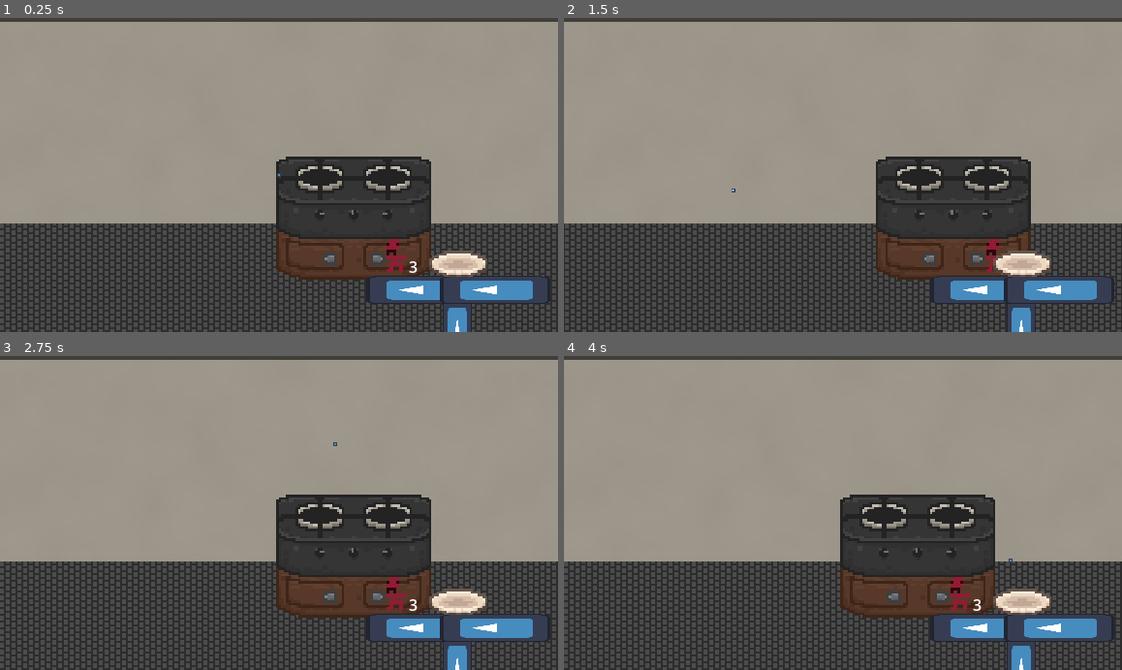
Above: before the commit, frames 1-4 (two rows, left to right).
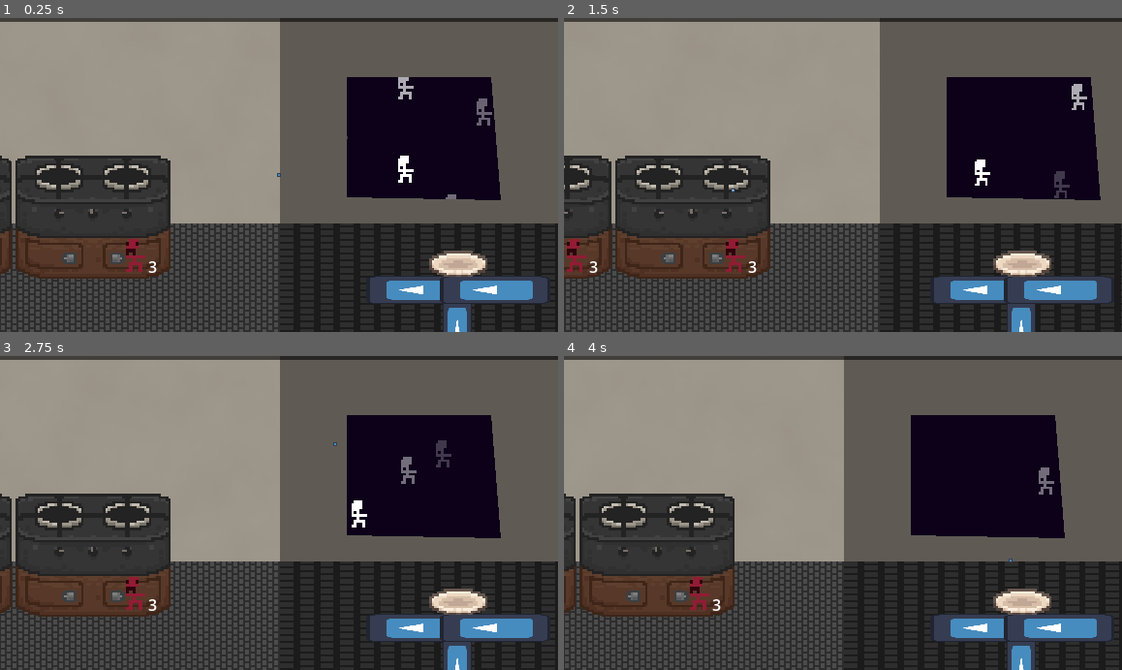
Above: after the commit, the same moments.

Repository: Regonold520/gmtk-foodkap
Game: Godot game, scene res://main.tscn
Same seed, same stepped clock (60 frames per second), same inputs: the game is played once before the commit and once after it. The engine's default icon, where the game draws it, is replaced by a stand-in: a white triangle on a blue panel in a dark square.
Inputs (mouse positions are in pixels of both pictures, inside the frame that each line leads up to):
- Up to frame 1 (0.25 s): no input
- Up to frame 2 (1.5 s): move the mouse to (965, 159) at 0.52 s; click (965, 159) at 0.6 s; move the mouse to (731, 190) at 1.27 s; hold Down (ui_down) from 1.28 s (still down); tap A (camera_left) at 1.35 s
- Up to frame 3 (2.75 s): click (167, 528) at 1.55 s; move the mouse to (334, 443) at 2.02 s; release Down (ui_down) at 2.03 s; tap D (camera_right) at 2.1 s; click (334, 443) at 2.3 s
- Up to frame 4 (4 s): move the mouse to (815, 575) at 2.77 s; click (815, 575) at 2.85 s; move the mouse to (1010, 560) at 3.52 s; hold Down (ui_down) from 3.53 s (still down); click (1010, 560) at 3.6 s

The runs differ from the first frame. In frame 1, 53% of the frame differs, in the area x 0-100%, y 0-100%; in frame 2, 50%; in frame 3, 53%; in frame 4, 53%.

Commit message:
cooking and cool background stuff

Diff:
--- /dev/null
+++ b/back_background.tscn
@@ -0,0 +1,156 @@
+[gd_scene format=3 uid="uid://dumm04j3s5hib"]
+
+[ext_resource type="Texture2D" uid="uid://bxgpn2acxuobl" path="res://assets/ingredients/otherTestFood.png" id="1_ak0ax"]
+
+[node name="BackBackground" type="Node2D" unique_id=1327382273]
+
+[node name="Parallax2D4" type="Parallax2D" parent="." unique_id=1683137422]
+repeat_size = Vector2(576, 324)
+
+[node name="ColorRect" type="ColorRect" parent="Parallax2D4" unique_id=553336673]
+offset_right = 576.0
+offset_bottom = 324.0
+color = Color(0.05047106, 4.1609033e-05, 0.100379206, 1)
+
+[node name="Parallax2D" type="Parallax2D" parent="." unique_id=1945627609]
+scroll_offset = Vector2(-310, -58)
+repeat_size = Vector2(576, 324)
+autoscroll = Vector2(-480, 3)
+
+[node name="Kaplin" type="Sprite2D" parent="Parallax2D" unique_id=452893820]
+modulate = Color(18.892157, 18.892157, 18.892157, 1)
+position = Vector2(14.999996, 14.999992)
+scale = Vector2(2.756, 2.756)
+texture = ExtResource("1_ak0ax")
+
+[node name="Kaplin2" type="Sprite2D" parent="Parallax2D" unique_id=1748135228]
+modulate = Color(18.892157, 18.892157, 18.892157, 1)
+position = Vector2(93, 263.00003)
+scale = Vector2(2.756, 2.756)
+texture = ExtResource("1_ak0ax")
+
+[node name="Kaplin3" type="Sprite2D" parent="Parallax2D" unique_id=777647071]
+modulate = Color(18.892157, 18.892157, 18.892157, 1)
+position = Vector2(248.00002, 116.999985)
+scale = Vector2(2.756, 2.756)
+texture = ExtResource("1_ak0ax")
+
+[node name="Kaplin4" type="Sprite2D" parent="Parallax2D" unique_id=2074452006]
+modulate = Color(18.892157, 18.892157, 18.892157, 1)
+position = Vector2(393, 238)
+scale = Vector2(2.756, 2.756)
+texture = ExtResource("1_ak0ax")
+
+[node name="Kaplin5" type="Sprite2D" parent="Parallax2D" unique_id=2120350808]
+modulate = Color(18.892157, 18.892157, 18.892157, 1)
+position = Vector2(509, 50.999985)
+scale = Vector2(2.756, 2.756)
+texture = ExtResource("1_ak0ax")
+
+[node name="Kaplin6" type="Sprite2D" parent="Parallax2D" unique_id=1208309104]
+modulate = Color(18.892157, 18.892157, 18.892157, 1)
+position = Vector2(542, 213.00002)
+scale = Vector2(2.756, 2.756)
+texture = ExtResource("1_ak0ax")
+
+[node name="Kaplin7" type="Sprite2D" parent="Parallax2D" unique_id=1842320528]
+modulate = Color(18.892157, 18.892157, 18.892157, 1)
+position = Vector2(542, 213.00002)
+scale = Vector2(2.756, 2.756)
+texture = ExtResource("1_ak0ax")
+
+[node name="Parallax2D2" type="Parallax2D" parent="." unique_id=818403547]
+modulate = Color(1, 1, 1, 0.42352942)
+scroll_offset = Vector2(-330, 503)
+repeat_size = Vector2(576, 324)
+autoscroll = Vector2(-400, 9)
+
+[node name="Kaplin" type="Sprite2D" parent="Parallax2D2" unique_id=1495713060]
+modulate = Color(18.892157, 18.892157, 18.892157, 1)
+position = Vector2(14.999996, 14.999992)
+scale = Vector2(2.756, 2.756)
+texture = ExtResource("1_ak0ax")
+
+[node name="Kaplin2" type="Sprite2D" parent="Parallax2D2" unique_id=188268497]
+modulate = Color(18.892157, 18.892157, 18.892157, 1)
+position = Vector2(93, 263.00003)
+scale = Vector2(2.756, 2.756)
+texture = ExtResource("1_ak0ax")
+
+[node name="Kaplin3" type="Sprite2D" parent="Parallax2D2" unique_id=186297357]
+modulate = Color(18.892157, 18.892157, 18.892157, 1)
+position = Vector2(248.00002, 116.999985)
+scale = Vector2(2.756, 2.756)
+texture = ExtResource("1_ak0ax")
+
+[node name="Kaplin4" type="Sprite2D" parent="Parallax2D2" unique_id=949704733]
+modulate = Color(18.892157, 18.892157, 18.892157, 1)
+position = Vector2(393, 238)
+scale = Vector2(2.756, 2.756)
+texture = ExtResource("1_ak0ax")
+
+[node name="Kaplin5" type="Sprite2D" parent="Parallax2D2" unique_id=1120827546]
+modulate = Color(18.892157, 18.892157, 18.892157, 1)
+position = Vector2(509, 50.999985)
+scale = Vector2(2.756, 2.756)
+texture = ExtResource("1_ak0ax")
+
+[node name="Kaplin6" type="Sprite2D" parent="Parallax2D2" unique_id=1800629013]
+modulate = Color(18.892157, 18.892157, 18.892157, 1)
+position = Vector2(542, 213.00002)
+scale = Vector2(2.756, 2.756)
+texture = ExtResource("1_ak0ax")
+
+[node name="Kaplin7" type="Sprite2D" parent="Parallax2D2" unique_id=1778659415]
+modulate = Color(18.892157, 18.892157, 18.892157, 1)
+position = Vector2(542, 213.00002)
+scale = Vector2(2.756, 2.756)
+texture = ExtResource("1_ak0ax")
+
+[node name="Parallax2D3" type="Parallax2D" parent="." unique_id=1755332251]
+modulate = Color(1, 1, 1, 0.21960784)
+scroll_offset = Vector2(-259, -126)
+repeat_size = Vector2(576, 324)
+autoscroll = Vector2(-360, 40)
+
+[node name="Kaplin" type="Sprite2D" parent="Parallax2D3" unique_id=657703348]
+modulate = Color(18.892157, 18.892157, 18.892157, 1)
+position = Vector2(14.999996, 14.999992)
+scale = Vector2(2.756, 2.756)
+texture = ExtResource("1_ak0ax")
+
+[node name="Kaplin2" type="Sprite2D" parent="Parallax2D3" unique_id=955195263]
+modulate = Color(18.892157, 18.892157, 18.892157, 1)
+position = Vector2(93, 263.00003)
+scale = Vector2(2.756, 2.756)
+texture = ExtResource("1_ak0ax")
+
+[node name="Kaplin3" type="Sprite2D" parent="Parallax2D3" unique_id=595484551]
+modulate = Color(18.892157, 18.892157, 18.892157, 1)
+position = Vector2(248.00002, 116.999985)
+scale = Vector2(2.756, 2.756)
+texture = ExtResource("1_ak0ax")
+
+[node name="Kaplin4" type="Sprite2D" parent="Parallax2D3" unique_id=1503687894]
+modulate = Color(18.892157, 18.892157, 18.892157, 1)
+position = Vector2(393, 238)
+scale = Vector2(2.756, 2.756)
+texture = ExtResource("1_ak0ax")
+
+[node name="Kaplin5" type="Sprite2D" parent="Parallax2D3" unique_id=1137816868]
+modulate = Color(18.892157, 18.892157, 18.892157, 1)
+position = Vector2(509, 50.999985)
+scale = Vector2(2.756, 2.756)
+texture = ExtResource("1_ak0ax")
+
+[node name="Kaplin6" type="Sprite2D" parent="Parallax2D3" unique_id=1010727783]
+modulate = Color(18.892157, 18.892157, 18.892157, 1)
+position = Vector2(542, 213.00002)
+scale = Vector2(2.756, 2.756)
+texture = ExtResource("1_ak0ax")
+
+[node name="Kaplin7" type="Sprite2D" parent="Parallax2D3" unique_id=1664137438]
+modulate = Color(18.892157, 18.892157, 18.892157, 1)
+position = Vector2(542, 213.00002)
+scale = Vector2(2.756, 2.756)
+texture = ExtResource("1_ak0ax")
--- a/datastore/machines.json
+++ b/datastore/machines.json
@@ -1,6 +1,10 @@
 {
-	"grill": {
-		"runTime": 1.0,
-		"inputCount": 1
+	"stove": {
+		"runTime": 10.0,
+		"fallbackType":"burntScraps",
+		"width":2,
+		"recipes": {
+			"testFood":"otherTestFood"
+		}
 	}
 }
--- a/machine.gd
+++ /dev/null
@@ -1,31 +0,0 @@
-extends Node2D
-class_name Machine
-
-var baseRunTime : float = 1.0
-var currentTime : float = 0.0
-
-var inputs : Array[IngredientResource] = []
-var output : IngredientResource = null
-
-var maxInputs : int = 1
-
-var id : String = ""
-
-func loadData() -> void:
-	var mData = Ref.machineData[id]
-
-	baseRunTime = Ref.machineData[id]["runTime"]
-	maxInputs = Ref.machineData[id]["inputCount"]
-
-func addInput(target : IngredientResource) -> bool:
-	if inputs.size() < maxInputs:
-		inputs.append(target)
-		return true
-
-	return false
-
-func run() -> void:
-	pass
-
-func getRunTime() -> float:
-	return baseRunTime
--- a/machine.tscn
+++ /dev/null
@@ -1,24 +0,0 @@
-[gd_scene format=3 uid="uid://cj3rpqgdpibsr"]
-
-[ext_resource type="Script" uid="uid://c6r8kpf33va6i" path="res://machine.gd" id="1_6a4ke"]
-[ext_resource type="Texture2D" uid="uid://0xu46j311sbf" path="res://assets/machines/grill.png" id="2_q015e"]
-[ext_resource type="Script" uid="uid://dhinuyab5vpm" path="res://machineSlot.gd" id="3_loq51"]
-
-[sub_resource type="RectangleShape2D" id="RectangleShape2D_nnkmn"]
-size = Vector2(20, 12)
-
-[node name="Machine" type="Node2D" unique_id=2047287072]
-scale = Vector2(2.5, 2.5)
-script = ExtResource("1_6a4ke")
-
-[node name="Sprite" type="Sprite2D" parent="." unique_id=1196010105]
-texture = ExtResource("2_q015e")
-
-[node name="Slots" type="Node2D" parent="." unique_id=807926907]
-
-[node name="1" type="Area2D" parent="Slots" unique_id=2091971503]
-position = Vector2(-14, -8)
-script = ExtResource("3_loq51")
-
-[node name="CollisionShape2D" type="CollisionShape2D" parent="Slots/1" unique_id=1282507560]
-shape = SubResource("RectangleShape2D_nnkmn")
--- a/machineSlot.gd
+++ /dev/null
@@ -1,9 +0,0 @@
-extends Area2D
-class_name MachineSlot
-
-func _ready() -> void:
-	Ref.selectionManager.clickedObject.connect(areaClicked)
-
-func areaClicked(area : Area2D) -> void:
-	if area == self:
-		print("erio")
--- a/main.tscn
+++ b/main.tscn
@@ -1,16 +1,14 @@
 [gd_scene format=3 uid="uid://b605k8vk4eklb"]
 
+[ext_resource type="PackedScene" uid="uid://dumm04j3s5hib" path="res://back_background.tscn" id="1_4c57u"]
 [ext_resource type="Script" uid="uid://3d2dq17iweji" path="res://scripts/BackgroundGenerator.gd" id="1_dg77c"]
 [ext_resource type="Texture2D" uid="uid://d0s8ipw2o6f0d" path="res://assets/uiAndBg/slice.png" id="1_efxa6"]
 [ext_resource type="Script" uid="uid://ds30j7ju2x01n" path="res://scripts/holdingManager.gd" id="1_ig7tw"]
-[ext_resource type="PackedScene" uid="uid://blk14fdp1rcc6" path="res://scenes/ingredientBox.tscn" id="2_0xm2m"]
 [ext_resource type="Script" uid="uid://opk5dpwvdpmf" path="res://scripts/selectionManager.gd" id="2_1bvp3"]
 [ext_resource type="Texture2D" uid="uid://dj2iuufkxf5ot" path="res://assets/machines/plate.png" id="3_272bh"]
 [ext_resource type="Texture2D" uid="uid://cg77hijyxxnqb" path="res://icon.svg" id="3_lquwl"]
 [ext_resource type="Script" uid="uid://cs0sbb3q5o2qs" path="res://scripts/textureOffset.gd" id="5_5vw27"]
-[ext_resource type="Script" uid="uid://de02chtosiqg4" path="res://resources/ingredient.gd" id="5_lquwl"]
-[ext_resource type="Texture2D" uid="uid://bnamtuh6dbb51" path="res://assets/machines/container.png" id="6_kek77"]
-[ext_resource type="Texture2D" uid="uid://0xu46j311sbf" path="res://assets/machines/grill.png" id="9_4c57u"]
+[ext_resource type="Script" uid="uid://co0umm5fhuord" path="res://scripts/MachineListManager.gd" id="8_4c57u"]
 [ext_resource type="Script" uid="uid://bdl3763ymos5b" path="res://scripts/camera_2d.gd" id="10_4c57u"]
 
 [sub_resource type="Gradient" id="Gradient_1h7o1"]
@@ -26,29 +24,16 @@
 [sub_resource type="CircleShape2D" id="CircleShape2D_mltvj"]
 radius = 2.0
 
-[sub_resource type="Resource" id="Resource_1bvp3"]
-script = ExtResource("5_lquwl")
-Type = "testFood"
-metadata/_custom_type_script = "uid://de02chtosiqg4"
+[node name="Node2D" type="Node2D" unique_id=1273140]
 
-[sub_resource type="Resource" id="Resource_kek77"]
-script = ExtResource("5_lquwl")
-Type = "testFood"
-metadata/_custom_type_script = "uid://de02chtosiqg4"
-
-[sub_resource type="Resource" id="Resource_4c57u"]
-script = ExtResource("5_lquwl")
-Type = "testFood"
-metadata/_custom_type_script = "uid://de02chtosiqg4"
-
-[node name="Node2D" type="Node2D" unique_id=1273140]
+[node name="BackBackground" parent="." unique_id=1327382273 instance=ExtResource("1_4c57u")]
 
 [node name="Background" type="Node2D" parent="." unique_id=1159840985 node_paths=PackedStringArray("constantSlice", "extraSliceContainer", "noiseTexture")]
 script = ExtResource("1_dg77c")
 constantSlice = NodePath("Slice")
 extraSliceContainer = NodePath("SliceContainer")
 noiseTexture = NodePath("TextureRect")
-segments = 10
+segments = 5
 
 [node name="Slice" type="Sprite2D" parent="Background" unique_id=1829227431]
 position = Vector2(516, 162)
@@ -58,9 +43,9 @@
 
 [node name="TextureRect" type="TextureRect" parent="Background" unique_id=113348451]
 modulate = Color(1, 1, 1, 0.02745098)
-offset_left = -744.0
+offset_left = 54.0
 offset_top = 4.0
-offset_right = 576.0
+offset_right = 558.0
 offset_bottom = 212.0
 texture = SubResource("NoiseTexture2D_mltvj")
 expand_mode = 2
@@ -113,28 +98,28 @@
 [node name="CollisionShape2D" type="CollisionShape2D" parent="SelectionManager/Area2D" unique_id=542888841]
 shape = SubResource("CircleShape2D_mltvj")
 
-[node name="Container" type="Sprite2D" parent="." unique_id=1874639578]
-position = Vector2(365, 242.49997)
-scale = Vector2(2.5, 2.5)
-texture = ExtResource("6_kek77")
-
-[node name="Left" parent="Container" unique_id=961949610 instance=ExtResource("2_0xm2m")]
-position = Vector2(-17.2, 1.2000077)
-scale = Vector2(0.39999995, 0.39999995)
-
-[node name="Right" parent="Container" unique_id=978876219 instance=ExtResource("2_0xm2m")]
-position = Vector2(17.599998, 1.2000077)
-scale = Vector2(0.39999995, 0.39999995)
-ResourcesHeld = Array[ExtResource("5_lquwl")]([SubResource("Resource_1bvp3"), SubResource("Resource_kek77"), SubResource("Resource_4c57u")])
-
-[node name="Grill" type="Sprite2D" parent="." unique_id=676387498]
-position = Vector2(365.00003, 185.5)
-scale = Vector2(2.5, 2.5)
-texture = ExtResource("9_4c57u")
+[node name="MachineListManager" type="Node" parent="." unique_id=424072895 node_paths=PackedStringArray("BackgroundGenerator")]
+script = ExtResource("8_4c57u")
+BackgroundGenerator = NodePath("../Background")
 
 [node name="Camera2D" type="Camera2D" parent="." unique_id=325803655]
-position = Vector2(288, 162)
+position = Vector2(557, 162)
 script = ExtResource("10_4c57u")
+maxX = 557.0
+
+[node name="Polygon2D" type="Polygon2D" parent="." unique_id=1128849348]
+clip_children = 1
+position = Vector2(1130, 147)
+invert_enabled = true
+invert_border = 150.0
+polygon = PackedVector2Array(-503, -86, -503, 38, -344, 41, -354, -86)
+uv = PackedVector2Array(-495, -54, -500, 20, -341, 20, -360, -50)
+
+[node name="Slice" type="Sprite2D" parent="Polygon2D" unique_id=1764168840]
+modulate = Color(0.60933006, 0.6093301, 0.60933006, 1)
+position = Vector2(-426.5, 15)
+scale = Vector2(3.4642856, 1)
+texture = ExtResource("1_efxa6")
 
 [connection signal="clickedObject" from="SelectionManager" to="HoldingManager" method="_on_selection_manager_clicked_object"]
 [connection signal="clickedObject" from="SelectionManager" to="SelectionManager" method="_on_clicked_object"]
--- a/project.godot
+++ b/project.godot
@@ -23,8 +23,7 @@
 
 window/size/viewport_width=576
 window/size/viewport_height=324
-window/stretch/mode="canvas_items"
-window/stretch/aspect="expand"
+window/stretch/mode="viewport"
 
 [input]
 
@@ -54,3 +53,4 @@
 
 textures/canvas_textures/default_texture_filter=0
 rendering_device/driver.windows="d3d12"
+renderer/rendering_method="gl_compatibility"
--- a/resources/ingredient.gd
+++ b/resources/ingredient.gd
@@ -11,3 +11,11 @@
 
 ## Refers to any sort of modulation on the object
 @export var Tint : Color = Color.WHITE
+
+## EffectTags are special things that can be added by certain machines. For example, not fully cooking something will give it the 'toasty' effect tag, which might be more ideal.
+@export var EffectTags : Array[String] = []
+
+
+func addTag(tag : String):
+	if !EffectTags.has(tag):
+		EffectTags.append(tag)
--- /dev/null
+++ b/scenes/machines/stove.tscn
@@ -0,0 +1,136 @@
+[gd_scene format=3 uid="uid://cj3rpqgdpibsr"]
+
+[ext_resource type="Texture2D" uid="uid://0xu46j311sbf" path="res://assets/machines/grill.png" id="1_54o2j"]
+[ext_resource type="Script" uid="uid://cnid3l5q76uey" path="res://scripts/machineSpecific/stove.gd" id="1_ieqif"]
+[ext_resource type="Texture2D" uid="uid://bnamtuh6dbb51" path="res://assets/machines/container.png" id="2_apdcf"]
+[ext_resource type="Script" uid="uid://dhinuyab5vpm" path="res://scripts/machineSlot.gd" id="2_ieqif"]
+[ext_resource type="PackedScene" uid="uid://blk14fdp1rcc6" path="res://scenes/ingredientBox.tscn" id="3_73n6u"]
+[ext_resource type="Script" uid="uid://de02chtosiqg4" path="res://resources/ingredient.gd" id="4_ewvtj"]
+[ext_resource type="Script" uid="uid://cs0sbb3q5o2qs" path="res://scripts/textureOffset.gd" id="4_ex2bf"]
+[ext_resource type="Texture2D" uid="uid://cg77hijyxxnqb" path="res://icon.svg" id="5_4tnxd"]
+
+[sub_resource type="Resource" id="Resource_1bvp3"]
+script = ExtResource("4_ewvtj")
+Type = "testFood"
+metadata/_custom_type_script = "uid://de02chtosiqg4"
+
+[sub_resource type="Resource" id="Resource_kek77"]
+script = ExtResource("4_ewvtj")
+Type = "testFood"
+metadata/_custom_type_script = "uid://de02chtosiqg4"
+
+[sub_resource type="Resource" id="Resource_4c57u"]
+script = ExtResource("4_ewvtj")
+Type = "testFood"
+metadata/_custom_type_script = "uid://de02chtosiqg4"
+
+[sub_resource type="RectangleShape2D" id="RectangleShape2D_nnkmn"]
+size = Vector2(20, 12)
+
+[sub_resource type="Gradient" id="Gradient_mltvj"]
+offsets = PackedFloat32Array(0, 0.16025642, 1)
+colors = PackedColorArray(0.14784354, 0.0041509448, 0, 1, 0, 0, 0, 1, 1, 1, 1, 0)
+
+[node name="Machine" type="Node2D" unique_id=2047287072 node_paths=PackedStringArray("slots")]
+scale = Vector2(2.5, 2.5)
+script = ExtResource("1_ieqif")
+slots = [NodePath("Slots/1"), NodePath("Slots/2")]
+id = "stove"
+alwaysRun = true
+
+[node name="Container" type="Sprite2D" parent="." unique_id=1157874640]
+position = Vector2(0, 22.8)
+scale = Vector2(0.99999994, 0.99999994)
+texture = ExtResource("2_apdcf")
+
+[node name="Left" parent="Container" unique_id=961949610 instance=ExtResource("3_73n6u")]
+position = Vector2(-17.2, 1.2000077)
+scale = Vector2(0.39999995, 0.39999995)
+
+[node name="Right" parent="Container" unique_id=1866261732 instance=ExtResource("3_73n6u")]
+position = Vector2(17.599998, 1.2000077)
+scale = Vector2(0.39999995, 0.39999995)
+ResourcesHeld = Array[ExtResource("4_ewvtj")]([SubResource("Resource_1bvp3"), SubResource("Resource_kek77"), SubResource("Resource_4c57u")])
+
+[node name="Sprite" type="Sprite2D" parent="." unique_id=1196010105]
+texture = ExtResource("1_54o2j")
+
+[node name="Slots" type="Node2D" parent="." unique_id=807926907]
+
+[node name="1" type="Area2D" parent="Slots" unique_id=2091971503]
+position = Vector2(-14, -8)
+script = ExtResource("2_ieqif")
+
+[node name="CollisionShape2D" type="CollisionShape2D" parent="Slots/1" unique_id=1282507560]
+shape = SubResource("RectangleShape2D_nnkmn")
+
+[node name="Particles" type="CPUParticles2D" parent="Slots/1" unique_id=1424993036]
+scale = Vector2(0.99999994, 0.99999994)
+amount = 20
+emission_shape = 3
+emission_rect_extents = Vector2(5.27, 1)
+direction = Vector2(0, -1)
+spread = 5.0
+gravity = Vector2(0, -30)
+initial_velocity_min = 1.0
+initial_velocity_max = 5.0
+angular_velocity_min = -42.35
+angular_velocity_max = 28.24
+scale_amount_min = 3.0
+scale_amount_max = 6.0
+color_ramp = SubResource("Gradient_mltvj")
+
+[node name="Food" type="Sprite2D" parent="Slots/1" unique_id=2089661783]
+offset = Vector2(0, -5)
+script = ExtResource("4_ex2bf")
+
+[node name="ProgressBar" type="TextureProgressBar" parent="Slots/1" unique_id=1902962755]
+offset_left = -7.6000004
+offset_top = 6.799999
+offset_right = 7.2
+offset_bottom = 19.6
+scale = Vector2(0.114910156, 0.114910156)
+max_value = 1.0
+step = 0.01
+fill_mode = 4
+texture_progress = ExtResource("5_4tnxd")
+
+[node name="2" type="Area2D" parent="Slots" unique_id=1000751159]
+position = Vector2(13.999998, -8)
+script = ExtResource("2_ieqif")
+
+[node name="CollisionShape2D" type="CollisionShape2D" parent="Slots/2" unique_id=1881821390]
+shape = SubResource("RectangleShape2D_nnkmn")
+
+[node name="Particles" type="CPUParticles2D" parent="Slots/2" unique_id=179377742]
+position = Vector2(3.8146973e-06, 0)
+scale = Vector2(0.9999998, 0.9999998)
+amount = 20
+emission_shape = 3
+emission_rect_extents = Vector2(5.27, 1)
+direction = Vector2(0, -1)
+spread = 5.0
+gravity = Vector2(0, -30)
+initial_velocity_min = 1.0
+initial_velocity_max = 5.0
+angular_velocity_min = -42.35
+angular_velocity_max = 28.24
+scale_amount_min = 3.0
+scale_amount_max = 6.0
+color_ramp = SubResource("Gradient_mltvj")
+
+[node name="Food" type="Sprite2D" parent="Slots/2" unique_id=2092745031]
+scale = Vector2(0.99999994, 0.99999994)
+offset = Vector2(0, -5)
+script = ExtResource("4_ex2bf")
+
+[node name="ProgressBar" type="TextureProgressBar" parent="Slots/2" unique_id=172167205]
+offset_left = -7.1999955
+offset_top = 6.7999983
+offset_right = 120.8
+offset_bottom = 134.8
+scale = Vector2(0.114910156, 0.114910156)
+max_value = 1.0
+step = 0.01
+fill_mode = 4
+texture_progress = ExtResource("5_4tnxd")
--- a/scripts/BackgroundGenerator.gd
+++ b/scripts/BackgroundGenerator.gd
@@ -1,5 +1,6 @@
 @tool
 extends Node2D
+class_name BgGenerator
 
 @export var constantSlice : Sprite2D
 @export var extraSliceContainer : Node2D
--- /dev/null
+++ b/scripts/MachineListManager.gd
@@ -0,0 +1,37 @@
+extends Node
+class_name MachineListManagerNode
+
+## A node with the sole purpose of keeping track what machines exist, where, and what to do about em
+
+@export var BackgroundGenerator : BgGenerator
+
+var machineListString : Array[String] = []
+var machineListNodes : Array[Machine] = []
+
+@export var spacing = -41
+
+func addMachine(machineName):
+
+	var node = load("res://scenes/machines/"+machineName+".tscn").instantiate()
+	add_sibling.call_deferred(node)
+	if machineListNodes == []:
+		node.global_position = Vector2(365,185)
+	else:
+		node.global_position = machineListNodes[-1].global_position
+		node.global_position.x += Ref.machineData[machineListString[-1]]["width"] * spacing * 2
+	machineListNodes.append(node)
+	machineListString.append(machineName)
+
+	var slotSize = 0.0
+	for I in machineListString:
+		slotSize += Ref.machineData[I]["width"]
+	BackgroundGenerator.segments = int(slotSize*0.96) + 2
+
+func _ready():
+	addMachine("stove")
+	addMachine("stove")
+	addMachine("stove")
+
+func _process(delta):
+	if Input.is_action_just_pressed("ui_down"):
+		addMachine("stove")
--- a/scripts/ResourceBox.gd
+++ b/scripts/ResourceBox.gd
@@ -13,7 +13,7 @@
 	displayItems()
 
 func displayItems() -> void:
-	print("hi! im display item", name," and i have", ResourcesHeld, "And size is ", ResourcesHeld.size())
+	#print("hi! im display item", name," and i have", ResourcesHeld, "And size is ", ResourcesHeld.size())
 	if ResourcesHeld.size() != 0:
 		$ItemTexture.texture = load("res://assets/ingredients/"+ResourcesHeld[0].Type+".png")
 		$Count.text = str(ResourcesHeld.size())
--- a/scripts/camera_2d.gd
+++ b/scripts/camera_2d.gd
@@ -3,6 +3,9 @@
 @onready var wantedX = global_position.x
 @export var cameraSpeed = 10
 
+@export var maxX = 30.0
+
 func _process(delta):
 	wantedX += Input.get_axis("camera_left","camera_right") * cameraSpeed
+	wantedX = min(wantedX,maxX)
 	global_position.x = lerp(global_position.x,wantedX,delta * 20)
--- /dev/null
+++ b/scripts/machine.gd
@@ -0,0 +1,28 @@
+extends Node2D
+class_name Machine
+
+var baseRunTime : float = 1.0
+var fallback := ""
+
+@export var slots : Array[MachineSlot] = []
+@export var id : String = ""
+
+@export var alwaysRun = false
+var mData : Dictionary
+func _ready():
+	loadData()
+
+func loadData() -> void:
+	mData = Ref.machineData[id]
+	baseRunTime = mData["runTime"]
+	fallback = mData["fallbackType"]
+
+func run(_delta = 0) -> void:
+	pass
+
+func getRunTime() -> float:
+	return baseRunTime
+
+func _process(delta):
+	if alwaysRun:
+		run(delta)
--- /dev/null
+++ b/scripts/machineSlot.gd
@@ -0,0 +1,27 @@
+extends Area2D
+class_name MachineSlot
+
+var item : IngredientResource
+var interactable = true
+func _ready() -> void:
+	Ref.selectionManager.clickedObject.connect(areaClicked)
+
+func areaClicked(area : Area2D) -> void:
+	if !interactable:
+		return
+	if area == self:
+		#print("its me! machine slot! i do the picking up!")
+		if Ref.holdingManager.inHand != null and item == null:
+			item = Ref.holdingManager.inHand
+			Ref.holdingManager.inHand = null
+			#print(" i pick up item?")
+		elif Ref.holdingManager.inHand == null and item != null:
+			Ref.holdingManager.inHand = item
+			item = null
+
+func _process(delta): #due to the volatile nature of machine slots, we will assume it can and will change every frame
+	if item:
+		$Food.texture = load("res://assets/ingredients/"+item.Type+".png")
+		$Food.modulate = item.Tint
+	else:
+		$Food.texture = null
--- /dev/null
+++ b/scripts/machineSpecific/stove.gd
@@ -0,0 +1,31 @@
+extends Machine
+class_name StoveMachine
+
+func run(_delta = 0) -> void:
+	for slot : MachineSlot in slots:
+		if slot.item and slot.item.Type != mData["fallbackType"]:
+			if !slot.item.has_meta("stove_progress"):
+				slot.item.set_meta("stove_progress",0.0)
+			slot.item.set_meta("stove_progress",slot.item.get_meta("stove_progress") + _delta/baseRunTime)
+			slot.item.Tint = lerp(Color.WHITE,Color.SADDLE_BROWN,slot.item.get_meta("stove_progress"))
+			#print("its now ",slot.item.get_meta("stove_progress"), " yayay", baseRunTime)
+			slot.find_child("ProgressBar").value = slot.item.get_meta("stove_progress",0)
+
+			if slot.item.get_meta("stove_progress") >= 0.5:
+				slot.item.addTag("Toasty")
+			else:
+				slot.item.EffectTags.erase("Toasty")
+
+			if slot.item.get_meta("stove_progress") >= 1.0:
+				if mData.get("recipes",{}).has(slot.item.Type):
+					slot.item.Type = mData["recipes"][slot.item.Type]
+					slot.item.Tint = Color.WHITE
+					slot.item.set_meta("stove_progress",0.0)
+				elif slot.item.get_meta("stove_progress") >= 1.5:
+					slot.item.Type = mData["fallbackType"]
+					slot.item.Tint = Color.WHITE
+					slot.item.set_meta("stove_progress",0.0)
+			slot.find_child("Particles").emitting = true
+		else:
+			slot.find_child("ProgressBar").value = 0
+			slot.find_child("Particles").emitting = false
Binary file added: assets/ingredients/burntScraps.png
Not shown, added: assets/ingredients/burntScraps.png.import
Binary file added: assets/ingredients/otherTestFood.png
Not shown, added: assets/ingredients/otherTestFood.png.import
Binary file changed: assets/uiAndBg/slice.png
Not shown, added: scripts/MachineListManager.gd.uid
Renamed: machine.gd.uid -> scripts/machine.gd.uid
Renamed: machineSlot.gd.uid -> scripts/machineSlot.gd.uid
Not shown, added: scripts/machineSpecific/stove.gd.uid
